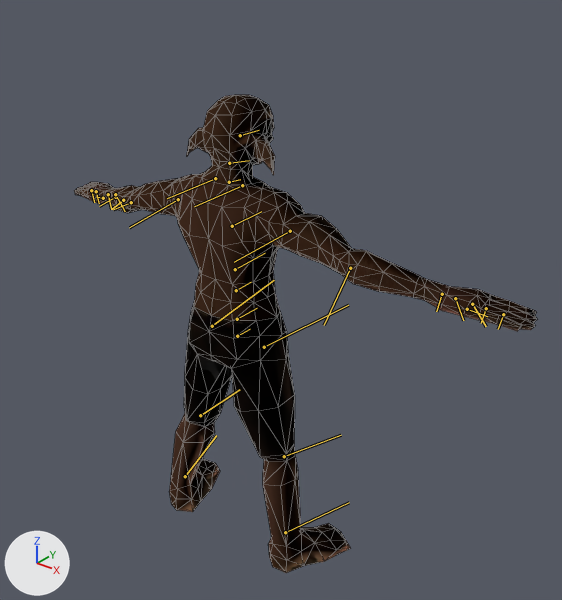
Before and after pictures for a commit that changed the glTF model minions-port/assets/characters/goblin_male.glb.
Rendered twice from a camera (50 mm lens) standing at (1.381, -1.523, 1.83) and looking at (0.05, 0.141, 0.798). Every picture has the same lights, and +X, +Y and +Z are marked at lower left. The older version comes first. The bones that change, and the others that lie on the model, are drawn over the model as lines. Mesh edges are drawn as thin lines.

In view in the first picture: 'body'.
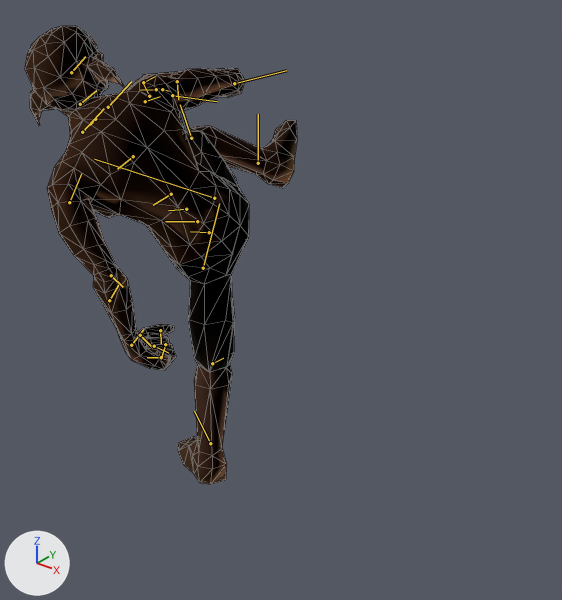
The newer file adds an action. The first version stands in its rest pose; the second is drawn at frame 16 of the action 'kick1'.

Boxes (x1, y1, x2, y2) around the edits, measured in the pictures (562 x 600 px):
'body', posed (41% narrower): before (74, 95, 537, 573); after (25, 26, 297, 484)
bone 'Bip01 Pelvis', root to tip: before (237, 336) to (250, 329); after (209, 232) to (190, 231)
bone 'Bip01 Spine', root to tip: before (237, 319) to (257, 308); after (197, 221) to (165, 221)
bone 'Bip01 Spine1', root to tip: before (236, 290) to (251, 282); after (186, 209) to (168, 210)
bone 'Bip01 Spine2', root to tip: before (235, 269) to (265, 253); after (171, 194) to (153, 205)
bone 'Bip01 Neck', root to tip: before (229, 182) to (240, 179); after (95, 119) to (90, 125)
bone 'Bip01 Head', root to tip: before (229, 163) to (249, 160); after (80, 104) to (96, 90)
bone 'Bip01 L Clavicle', root to tip: before (215, 178) to (167, 198); after (82, 132) to (104, 108)
bone 'Bip01 L UpperArm', root to tip: before (178, 199) to (129, 227); after (69, 202) to (81, 173)
bone 'Bip01 L Forearm', root to tip: before (131, 202) to (113, 209); after (111, 275) to (123, 287)
bone 'Bip01 L Hand', root to tip: before (108, 194) to (111, 209); after (131, 345) to (143, 329)
bone 'Bip01 L Thumb', root to tip: before (115, 197) to (99, 206); after (140, 335) to (153, 348)
bone 'Bip01 L Thumb B', root to tip: before (123, 200) to (112, 209); after (160, 330) to (161, 343)
bone 'Bip01 L Fingers', root to tip: before (96, 191) to (99, 203); after (161, 357) to (147, 357)
bone 'Bip01 L Fingers B', root to tip: before (91, 190) to (94, 202); after (165, 344) to (161, 357)
bone 'Bip01 R Clavicle', root to tip: before (242, 185) to (194, 206); after (108, 107) to (131, 81)
bone 'Bip01 R UpperArm', root to tip: before (290, 231) to (234, 262); after (172, 95) to (217, 101)
bone 'Bip01 R Forearm', root to tip: before (350, 268) to (324, 325); after (234, 83) to (286, 70)
bone 'Bip01 R Hand', root to tip: before (442, 294) to (436, 311); after (177, 81) to (178, 99)
bone 'Bip01 R Thumb', root to tip: before (455, 298) to (463, 320); after (162, 89) to (169, 91)
bone 'Bip01 R Thumb B', root to tip: before (472, 304) to (486, 326); after (145, 101) to (160, 96)
bone 'Bip01 R Fingers', root to tip: before (486, 308) to (481, 323); after (143, 82) to (155, 76)
bone 'Bip01 R Fingers B', root to tip: before (503, 314) to (498, 329); after (149, 96) to (143, 83)
bone 'Bip01 L Thigh', root to tip: before (212, 326) to (274, 280); after (203, 268) to (219, 203)
bone 'Bip01 L Calf', root to tip: before (200, 415) to (240, 389); after (212, 363) to (223, 358)
bone 'Bip01 L Foot', root to tip: before (185, 476) to (216, 435); after (210, 443) to (194, 411)
bone 'Bip01 R Thigh', root to tip: before (264, 347) to (348, 305); after (214, 198) to (94, 159)
bone 'Bip01 R Calf', root to tip: before (284, 456) to (341, 435); after (191, 138) to (180, 104)
bone 'Bip01 R Foot', root to tip: before (285, 532) to (349, 502); after (258, 163) to (258, 114)

The change in detail:
Bone 'Bip01 Pelvis' (bone_bip01_pelvis) moves from (0.0, 0.0, 0.0) to (0.304, 0.005, 0.104).
Bone 'Bip01 Pelvis' (bone_bip01_pelvis) turns from (0, 0, 0) to (107, 16, -50) degrees about its own x, y and z.
Bone 'Bip01 Spine' (bone_bip01_spine) moves from (0.0, 0.0, 0.0) to (0.04, 0.0, 0.0).
Bone 'Bip01 Spine' (bone_bip01_spine) turns from (0, 0, 0) to (4, 2, -2) degrees about its own x, y and z.
Bone 'Bip01 Spine1' (bone_bip01_spine1) turns from (0, 0, 0) to (-6, 15, 24) degrees about its own x, y and z.
Bone 'Bip01 Spine2' (bone_bip01_spine2) turns from (0, 0, 0) to (-6, 15, 24) degrees about its own x, y and z.
Bone 'Bip01 Neck' (bone_bip01_neck) turns from (0, 0, 0) to (0, 0, -10) degrees about its own x, y and z.
Bone 'Bip01 Head' (bone_bip01_head) turns from (0, 0, 0) to (-69, 8, -16) degrees about its own x, y and z.
Bone 'Bip01 L Clavicle' (bone_bip01_l_clavicle) turns from (0, 0, 0) to (8, 0, 5) degrees about its own x, y and z.
Bone 'Bip01 L UpperArm' (bone_bip01_l_upperarm) turns from (0, 0, 0) to (22, 53, 16) degrees about its own x, y and z.
Bone 'Bip01 L Forearm' (bone_bip01_l_forearm) turns from (0, 0, 0) to (0, 0, -20) degrees about its own x, y and z.
Bone 'Bip01 L Hand' (bone_bip01_l_hand) turns from (0, 0, 0) to (3, 4, 38) degrees about its own x, y and z.
Bone 'Bip01 L Thumb' (bone_bip01_l_thumb) turns from (0, 0, 0) to (0, 0, 32) degrees about its own x, y and z.
Bone 'Bip01 L Thumb B' (bone_bip01_l_thumb_b) turns from (0, 0, 0) to (0, 0, 51) degrees about its own x, y and z.
Bone 'Bip01 L Fingers' (bone_bip01_l_fingers) turns from (0, 0, 0) to (0, 0, 112) degrees about its own x, y and z.
Bone 'Bip01 L Fingers B' (bone_bip01_l_fingers_b) turns from (0, 0, 0) to (0, 0, 93) degrees about its own x, y and z.
Bone 'Bip01 R Clavicle' (bone_bip01_r_clavicle) turns from (0, 0, 0) to (-8, 0, 5) degrees about its own x, y and z.
Bone 'Bip01 R UpperArm' (bone_bip01_r_upperarm) turns from (0, 0, 0) to (20, -16, -6) degrees about its own x, y and z.
Bone 'Bip01 R Forearm' (bone_bip01_r_forearm) turns from (0, 0, 0) to (0, 0, -78) degrees about its own x, y and z.
Bone 'Bip01 R Hand' (bone_bip01_r_hand) turns from (0, 0, 0) to (17, -28, -5) degrees about its own x, y and z.
Bone 'Bip01 R Thumb' (bone_bip01_r_thumb) turns from (0, 0, 0) to (0, 0, 32) degrees about its own x, y and z.
Bone 'Bip01 R Thumb B' (bone_bip01_r_thumb_b) turns from (0, 0, 0) to (0, 0, 51) degrees about its own x, y and z.
Bone 'Bip01 R Fingers' (bone_bip01_r_fingers) turns from (0, 0, 0) to (0, 0, 112) degrees about its own x, y and z.
Bone 'Bip01 R Fingers B' (bone_bip01_r_fingers_b) turns from (0, 0, 0) to (0, 0, 93) degrees about its own x, y and z.
Bone 'Bip01 L Thigh' (bone_bip01_l_thigh) moves from (0.0, 0.0, 0.0) to (0.043, 0.002, 0.01).
Bone 'Bip01 L Thigh' (bone_bip01_l_thigh) turns from (0, 0, 0) to (95, 26, 10) degrees about its own x, y and z.
Bone 'Bip01 L Calf' (bone_bip01_l_calf) turns from (0, 0, 0) to (0, 0, -27) degrees about its own x, y and z.
Bone 'Bip01 L Foot' (bone_bip01_l_foot) turns from (0, 0, 0) to (-10, 9, 10) degrees about its own x, y and z.
Bone 'Bip01 R Thigh' (bone_bip01_r_thigh) moves from (0.0, 0.0, 0.0) to (0.037, -0.011, 0.0).
Bone 'Bip01 R Thigh' (bone_bip01_r_thigh) turns from (0, 0, 0) to (5, -37, 40) degrees about its own x, y and z.
Bone 'Bip01 R Calf' (bone_bip01_r_calf) turns from (0, 0, 0) to (0, 0, -81) degrees about its own x, y and z.
Bone 'Bip01 R Foot' (bone_bip01_r_foot) turns from (0, 0, 0) to (11, -16, -12) degrees about its own x, y and z.
